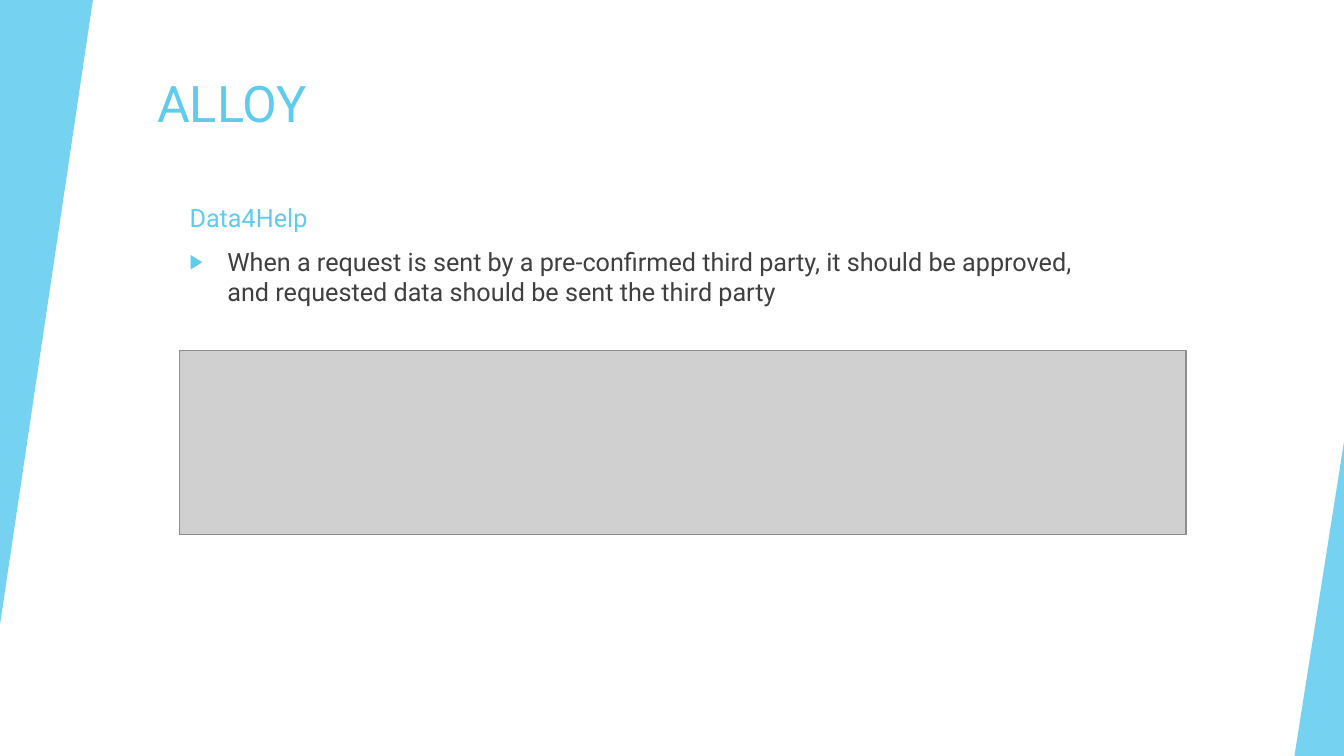
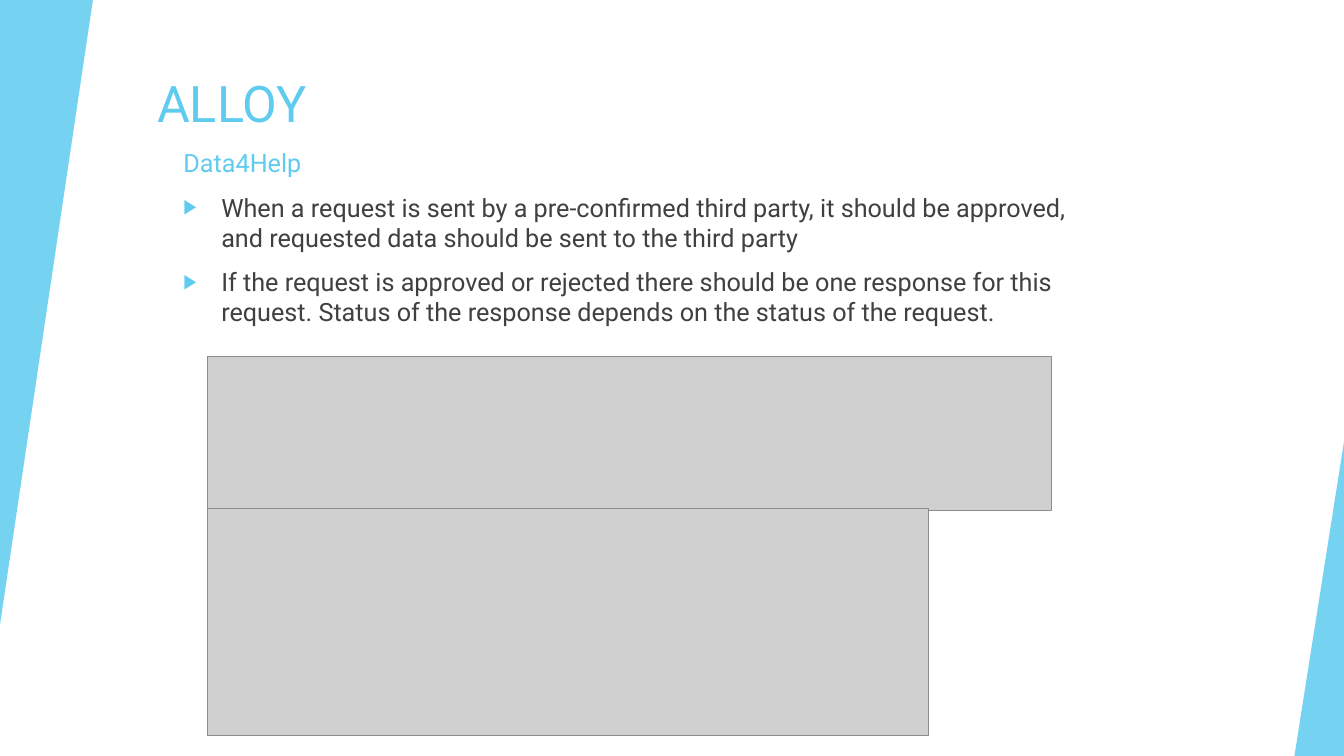
Before and after one commit to talipturkmen/GunayTastiTurkmen, a slide deck: slide 11 of Design-Process/software_v2.pptx. Drawn at 1344x756 pixels with LibreOffice and Linux fonts; fonts in the diff are those of the drawing; grey boxes stand for pictures. Boxes give left, top, right and bottom in pixels: in the first picture for what was removed or moved away, otherwise in the second. Text is boxed around its words. In the diff, an @@ line names an element or a change of style, - is before the commit and + after.

```diff
--- a/Design-Process/software_v2.pptx
+++ b/Design-Process/software_v2.pptx
@@ text added at box(183, 153, 1065, 326), 18 pt, text #404040 @@
+Data4Help
+▶ When a request is sent by a pre-confirmed third party, it should be approved, and requested data should be sent to the third party
+▶ If the request is approved or rejected there should be one response for this request. Status of the response depends on the status of the request.
@@ text removed at box(190, 208, 1071, 307) @@
-Data4Help
-▶ When a request is sent by a pre-confirmed third party, it should be approved, and requested data should be sent the third party
@@ picture: place and size @@
-picture at box(179, 351, 1187, 534)
+picture at box(208, 357, 1052, 511)
@@ picture added at box(208, 509, 929, 736) @@
```
Also in this commit, not shown: 1 other slide changed, 1 slide added.
